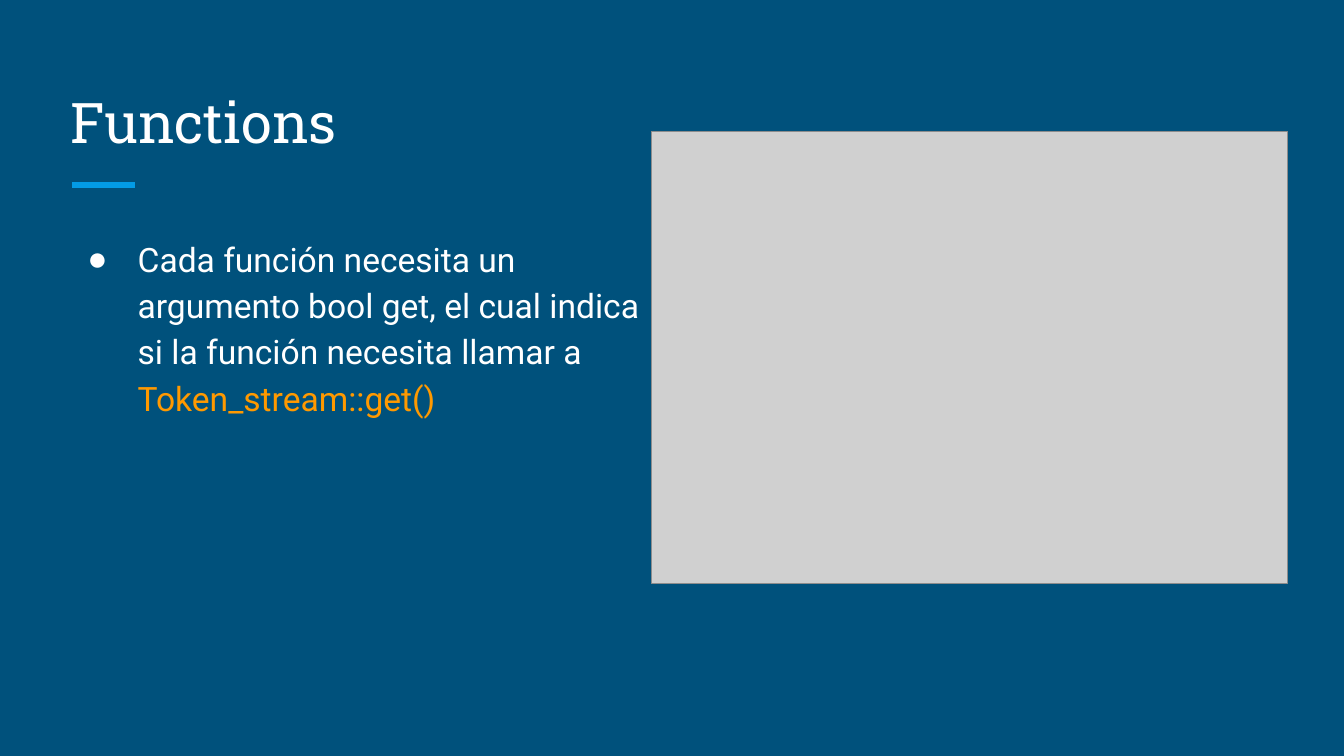
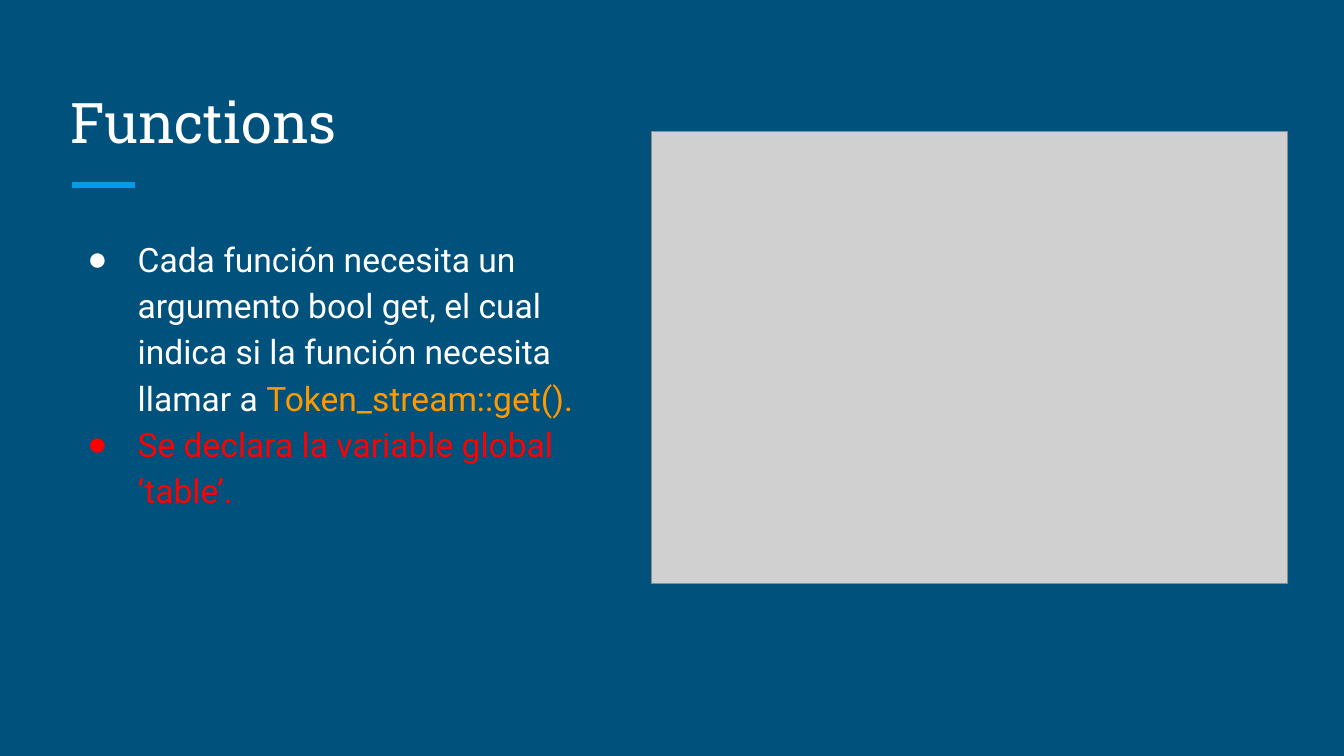
Before and after one commit to CS1103/unidad-3-a-desk-calculator-alonso1311, a slide deck: slide 6 of POO II - Desk Calculator.pptx (slide 5 before the commit). Drawn at 1344x756 pixels with LibreOffice and Linux fonts; fonts in the diff are those of the drawing; grey boxes stand for pictures. Boxes give left, top, right and bottom in pixels: in the first picture for what was removed or moved away, otherwise in the second. Text is boxed around its words. In the diff, an @@ line names an element or a change of style, - is before the commit and + after.

```diff
--- a/POO II - Desk Calculator.pptx
+++ b/POO II - Desk Calculator.pptx
@@ text at [138, 246, 572, 504]: text changed @@
-● Cada función necesita un argumento bool get, el cual indica si la función necesita llamar a Token_stream::get()
+● Cada función necesita un argumento bool get, el cual indica si la función necesita llamar a Token_stream::get().
+● Se declara la variable global ‘table’.
```
Also in this commit, not shown: 3 other slides changed, 2 slides added, 1 slide removed.
